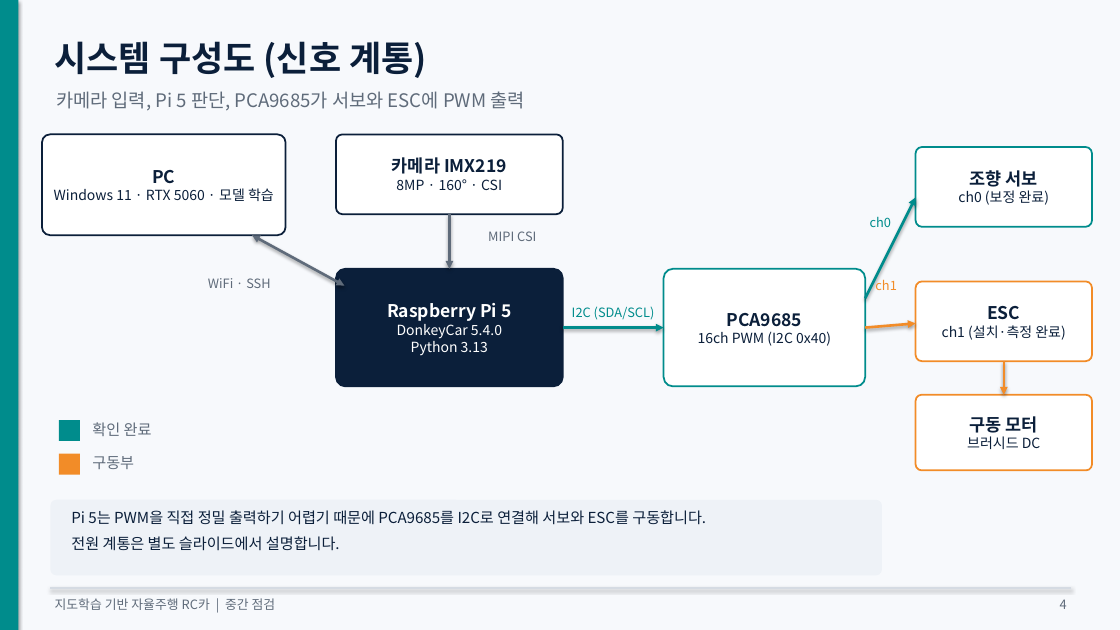
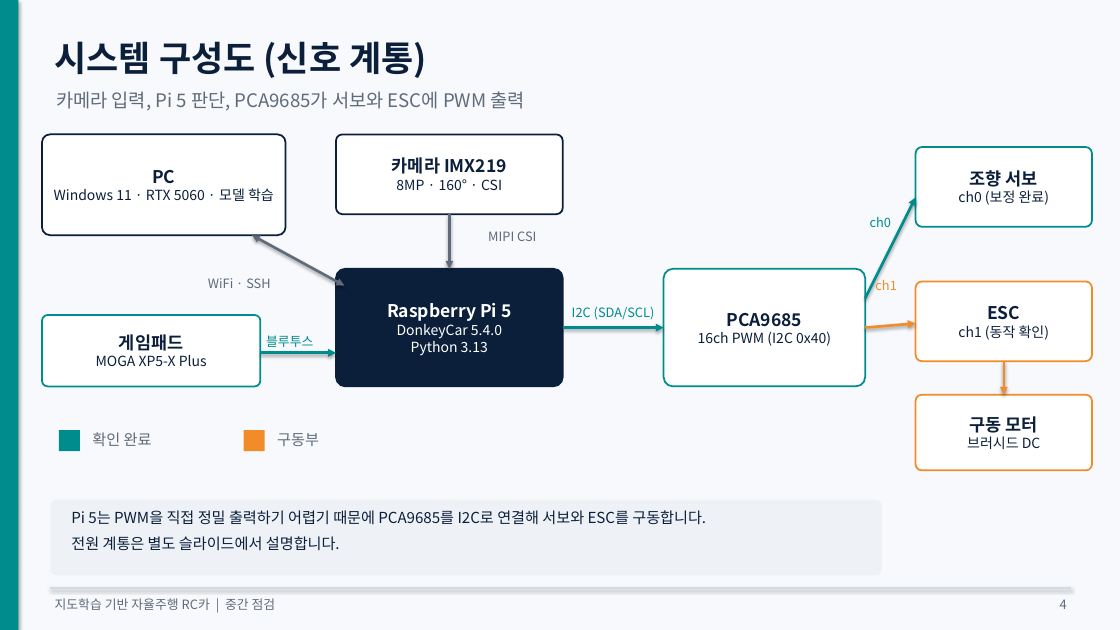
Before and after one commit to KMUTMU/Robot, a slide deck: slide 4 of 중간점검_자율주행RC카.pptx. Drawn at 1120x630 pixels with LibreOffice and Linux fonts; fonts in the diff are those of the drawing. Boxes give left, top, right and bottom in pixels: in the first picture for what was removed or moved away, otherwise in the second. Text is boxed around its words. In the diff, an @@ line names an element or a change of style, - is before the commit and + after.

```diff
--- a/중간점검_자율주행RC카.pptx
+++ b/중간점검_자율주행RC카.pptx
@@ rounded rectangle added at <box>42,315,260,386</box>, fill #FFFFFF, outline #008C8C 1.5 pt, 12 pt, text #0B1F3A @@
+게임패드
+MOGA XP5-X Plus
@@ text in rounded rectangle at <box>958,325,1050,340</box>: text changed @@
-ch1 (설치·측정 완료)
+ch1 (동작 확인)
@@ arrow added from (260, 353) to (336, 353), #008C8C 2.25 pt @@
@@ text added at <box>266,335,313,347</box>, 11 pt, text #008C8C @@
+블루투스
@@ rectangle: place and size @@
-rectangle at <box>59,420,80,441</box>
+rectangle at <box>59,430,80,451</box>
@@ text "확인 완료": place and size @@
-text "확인 완료" at <box>92,422,152,436</box>
+text "확인 완료" at <box>92,432,152,446</box>
@@ rectangle: place and size @@
-rectangle at <box>59,454,80,475</box>
+rectangle at <box>244,430,265,451</box>
@@ text "구동부": place and size @@
-text "구동부" at <box>92,456,134,469</box>
+text "구동부" at <box>277,433,319,446</box>
```
Also in this commit, not shown: 9 other slides changed, 3 slides added, 5 other files.
